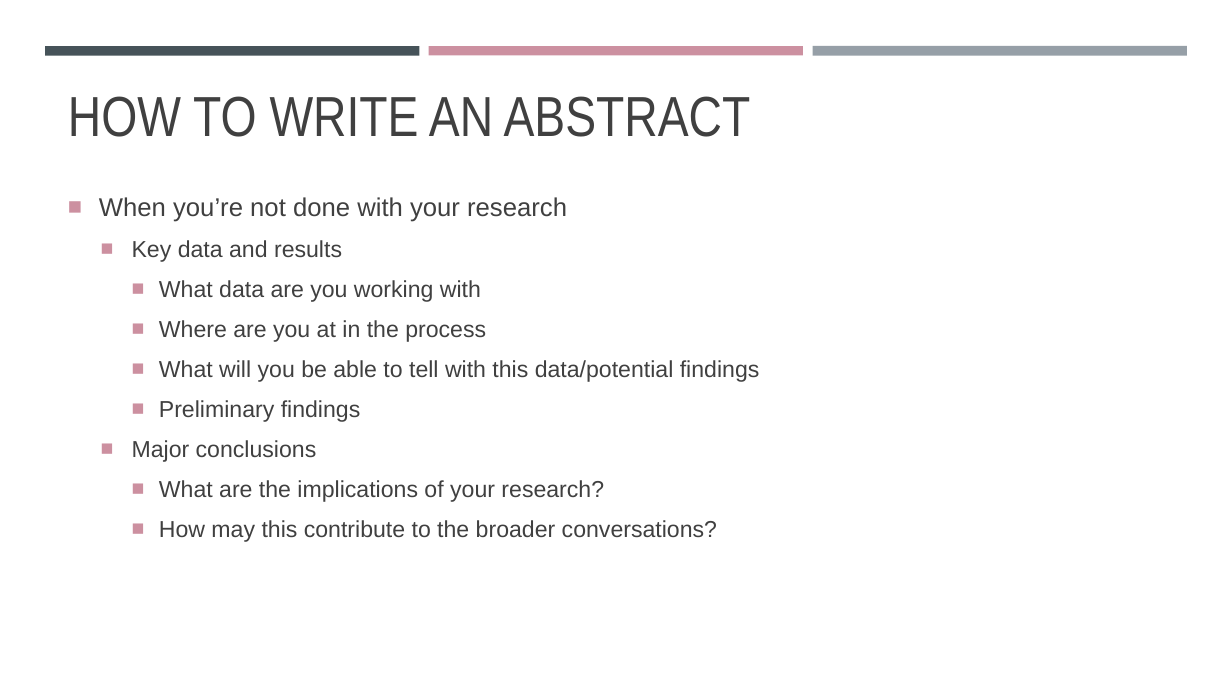
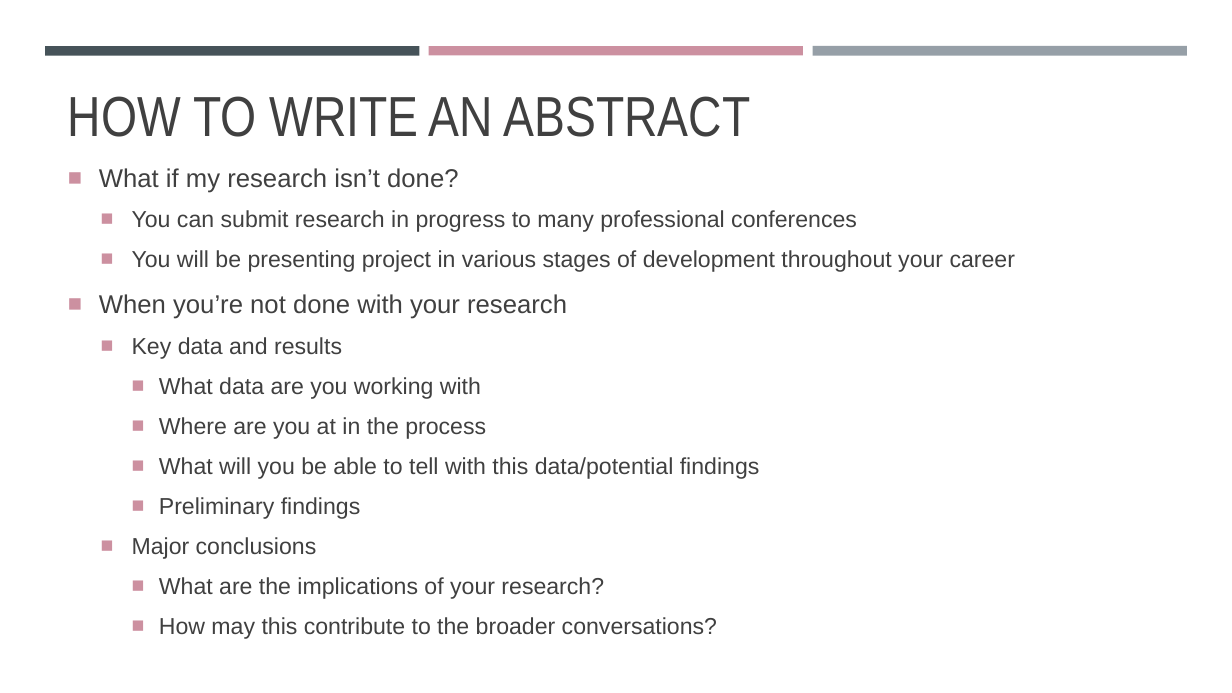
Before and after one commit to madmolecularman/MARC-Summer-2020, a slide deck: slide 4 of resources/abstracts/how_to_write_an_abstract.pptx. Drawn at 1232x693 pixels with LibreOffice and Linux fonts; fonts in the diff are those of the drawing. Boxes give left, top, right and bottom in pixels: in the first picture for what was removed or moved away, otherwise in the second. Text is boxed around its words. In the diff, an @@ line names an element or a change of style, - is before the commit and + after.

```diff
--- a/resources/abstracts/how_to_write_an_abstract.pptx
+++ b/resources/abstracts/how_to_write_an_abstract.pptx
@@ text "What if my research isn’t ...": place and size @@
-text "What if my research isn’t ..." at bbox=[99, 197, 760, 542]
+text "What if my research isn’t ..." at bbox=[99, 168, 1015, 639]
@@ text at bbox=[99, 168, 1015, 272]: paragraphs added @@
+■ What if my research isn’t done?
+  ■ You can submit research in progress to many professional conferences
+  ■ You will be presenting project in various stages of development throughout your career
@@ text at bbox=[99, 294, 567, 319]: line spacing 1.2 to 1.1 @@
```
Also in this commit, not shown: 5 other slides changed, 3 slides added, 2 other files.
